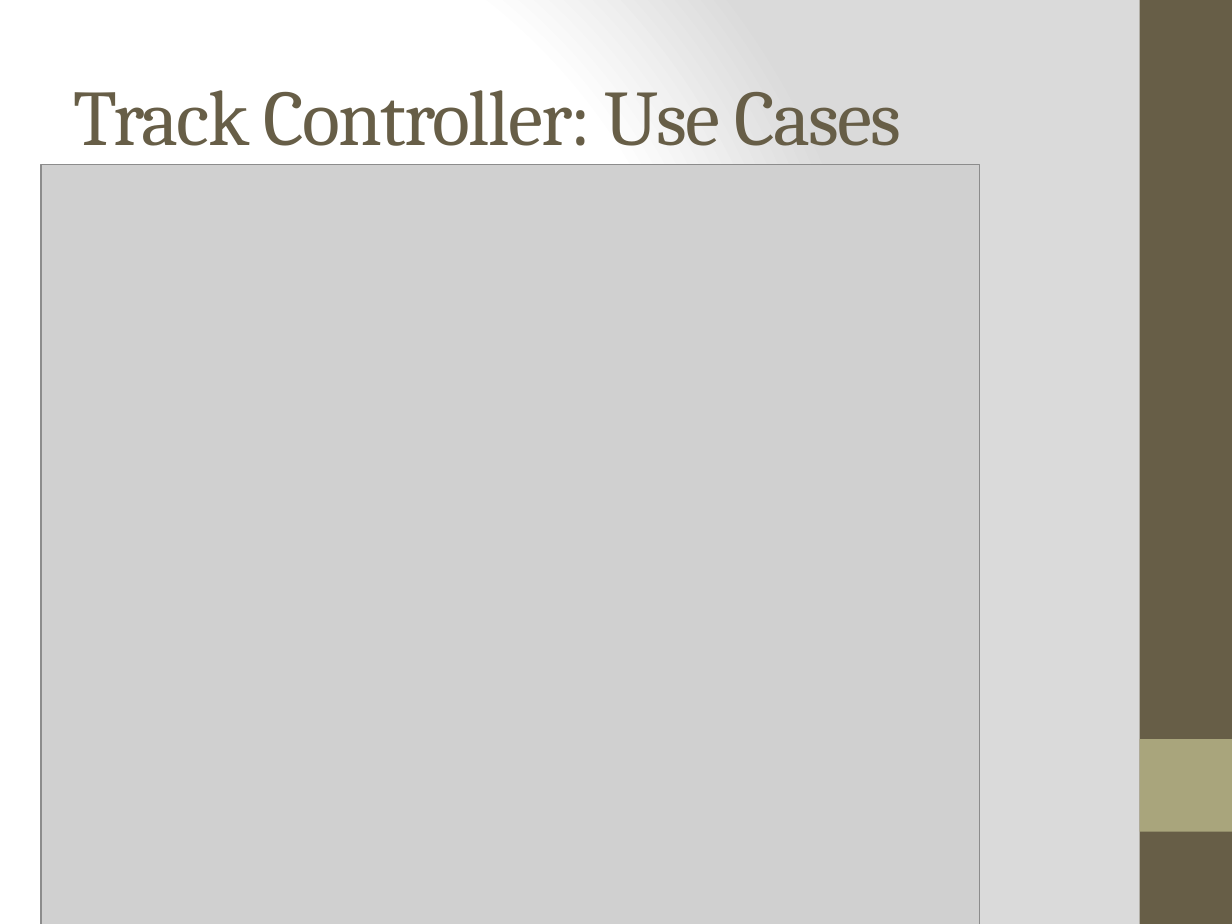
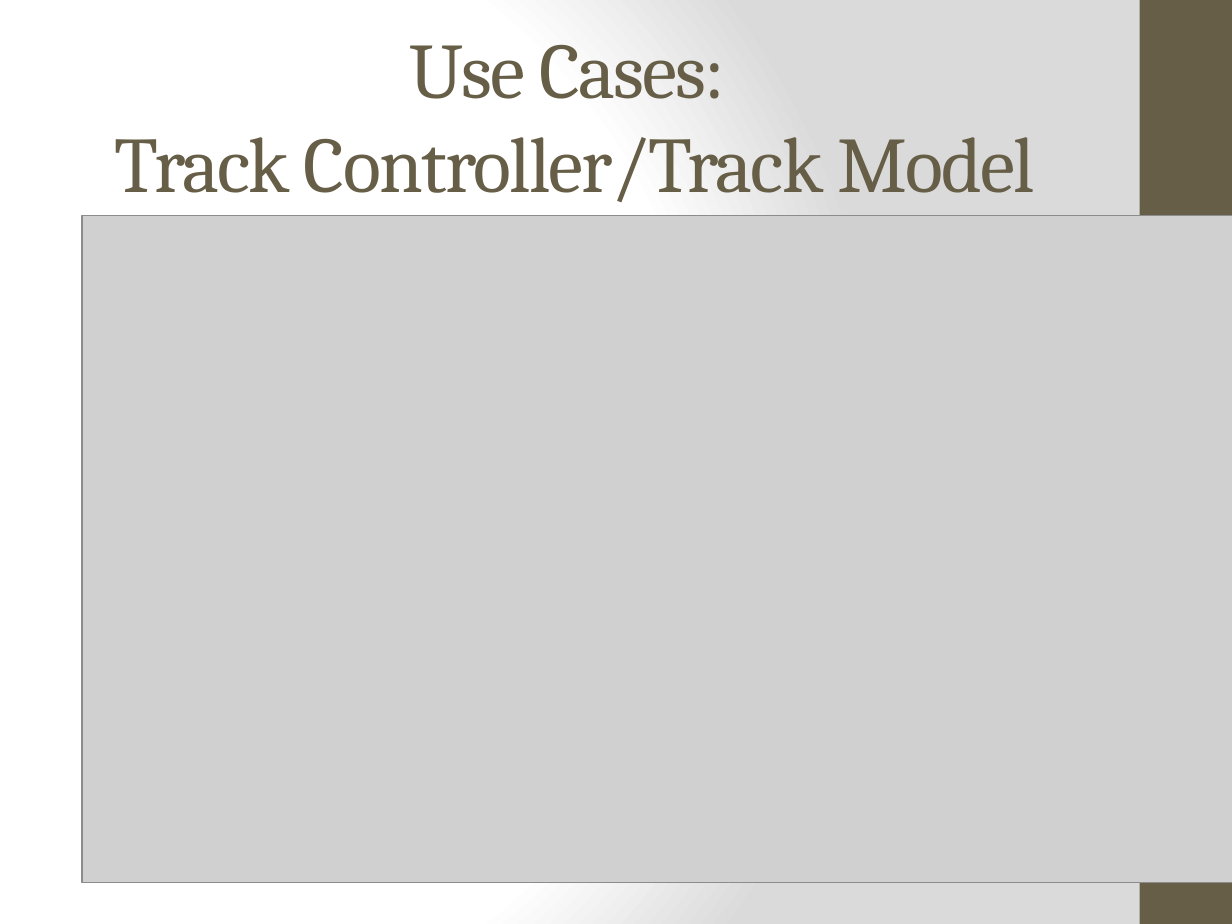
Before and after one commit to meylingtaing/COE1186, a slide deck: slide 14 of Design Review/DesignReview.pptx. Drawn at 1232x924 pixels with LibreOffice and Linux fonts; fonts in the diff are those of the drawing; grey boxes stand for pictures. Boxes give left, top, right and bottom in pixels: in the first picture for what was removed or moved away, otherwise in the second. Text is boxed around its words. In the diff, an @@ line names an element or a change of style, - is before the commit and + after.

Commit message:
added track model slides

```diff
--- a/Design Review/DesignReview.pptx
+++ b/Design Review/DesignReview.pptx
@@ title at <box>115,45,1035,202</box>: text changed @@
-Track Controller: Use Cases
+Use Cases:
+Track Controller/Track Model
@@ picture: place and size @@
-picture at <box>41,164,979,924</box>
+picture at <box>83,216,1232,883</box>
@@ rectangle removed at <box>1140,739,1232,832</box> @@
```
Also in this commit, not shown: 1 other slide changed, 2 slides added.
